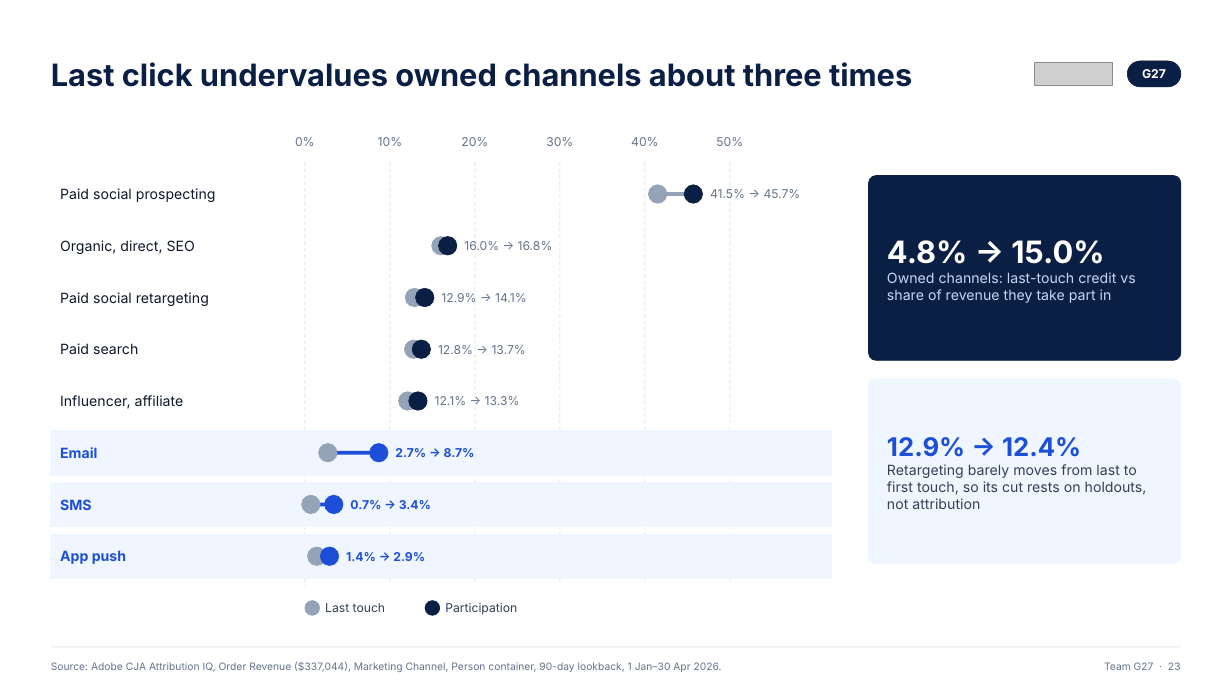
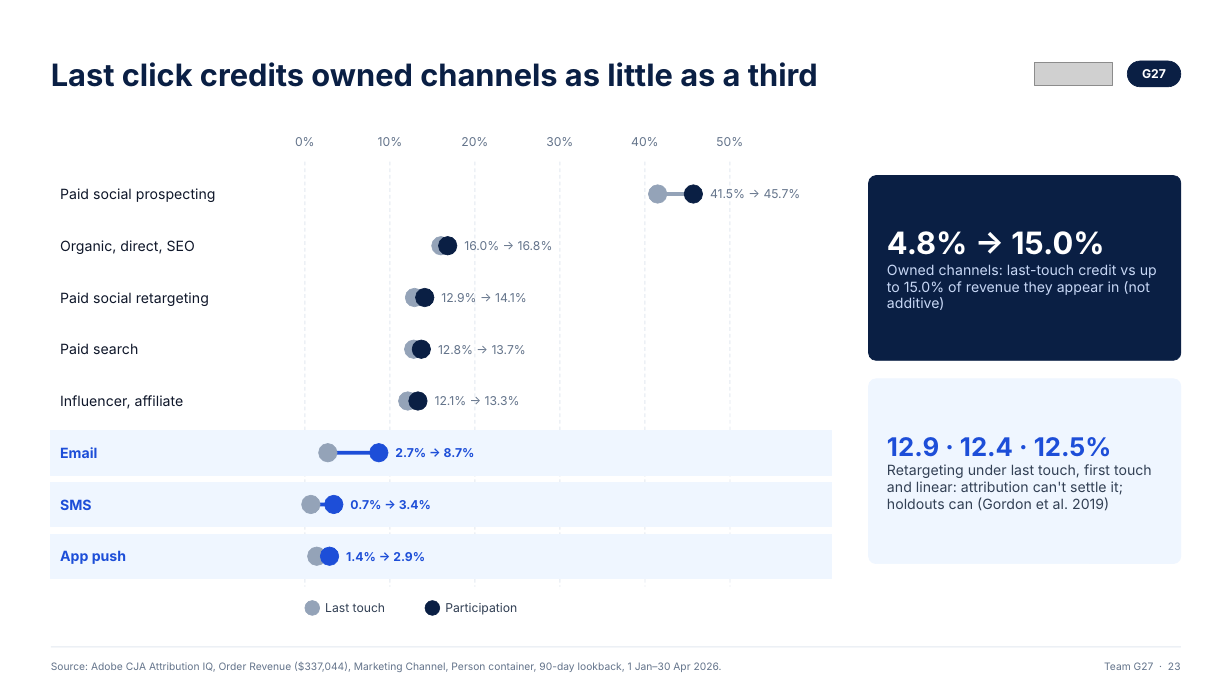
Before and after one commit to ANNYM25/Quince, a slide deck: slide 23 of deck/Team G27.pptx. Drawn at 1232x693 pixels with LibreOffice and Linux fonts; fonts in the diff are those of the drawing; grey boxes stand for pictures. Boxes give left, top, right and bottom in pixels: in the first picture for what was removed or moved away, otherwise in the second. Text is boxed around its words. In the diff, an @@ line names an element or a change of style, - is before the commit and + after.

```diff
--- a/deck/Team G27.pptx
+++ b/deck/Team G27.pptx
@@ text at [51, 62, 818, 87]: text changed @@
-Last click undervalues owned channels about three times
+Last click credits owned channels as little as a third
@@ text at [887, 264, 1157, 310]: text changed @@
-Owned channels: last-touch credit vs share of revenue they take part in
+Owned channels: last-touch credit vs up to 15.0% of revenue they appear in (not additive)
@@ text at [887, 437, 1152, 511]: text changed @@
-12.9% → 12.4%
-Retargeting barely moves from last to first touch, so its cut rests on holdouts, not attribution
+12.9 · 12.4 · 12.5%
+Retargeting under last touch, first touch and linear: attribution can't settle it; holdouts can (Gordon et al. 2019)
```
Also in this commit, not shown: 13 other slides changed, 13 slides added, 12 slides removed, 3 other files.
